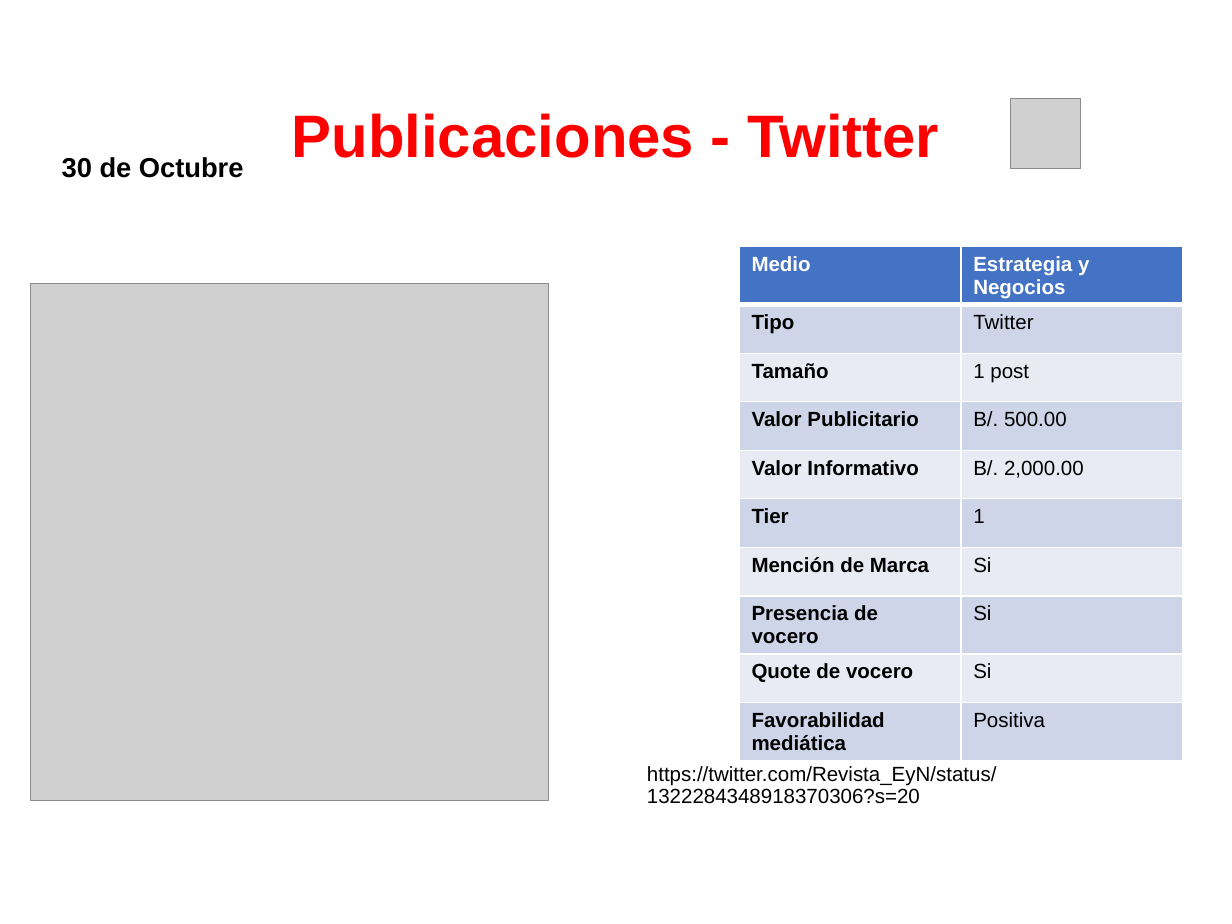
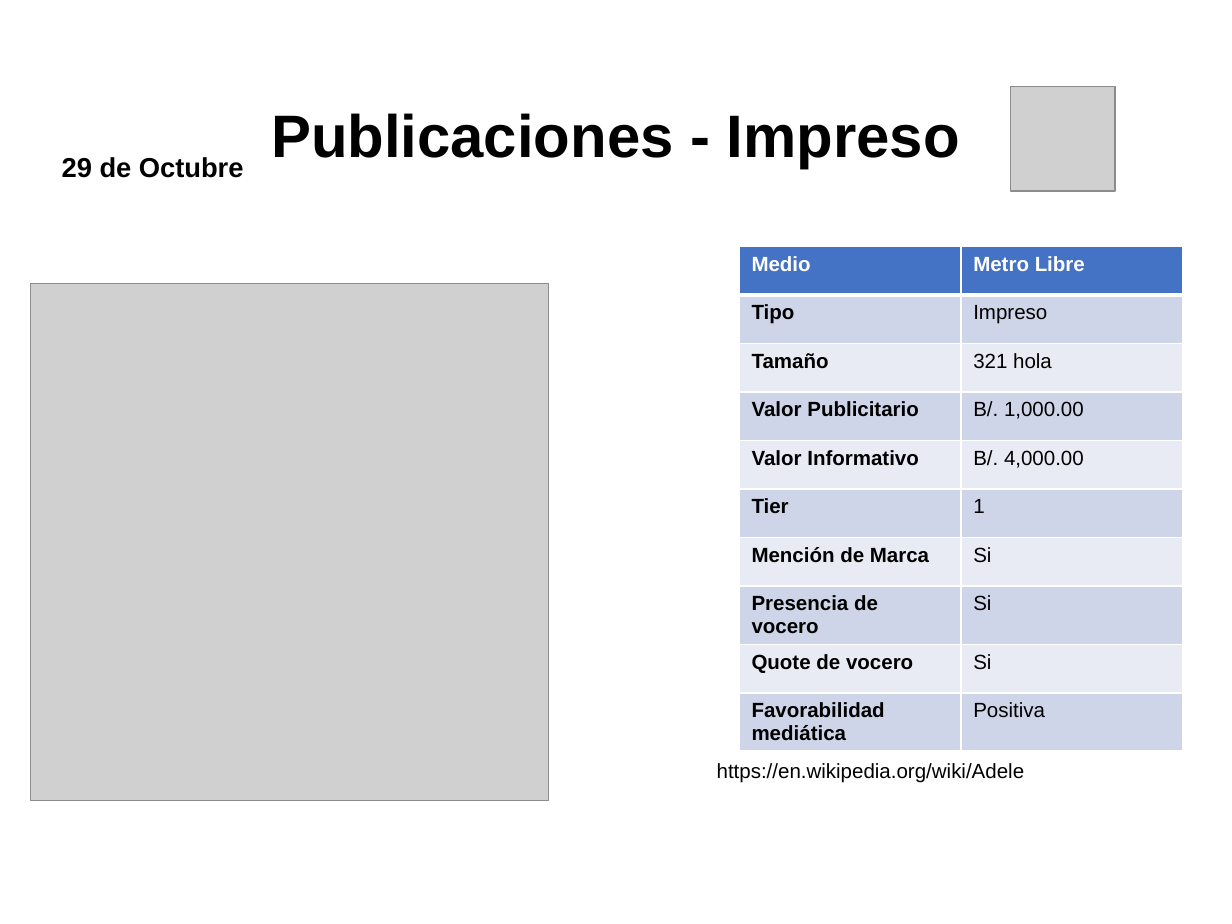
Before and after one commit to dgarci23/Report-Generator, a slide deck: slide 12 of Presentacion Terminada.pptx (slide 26 before the commit). Drawn at 1232x924 pixels with LibreOffice and Linux fonts; fonts in the diff are those of the drawing; grey boxes stand for pictures; background and template pictures are left out. Boxes give left, top, right and bottom in pixels: in the first picture for what was removed or moved away, otherwise in the second. Text is boxed around its words. In the diff, an @@ line names an element or a change of style, - is before the commit and + after.

```diff
--- a/Presentacion Terminada.pptx
+++ b/Presentacion Terminada.pptx
@@ picture: place and size @@
-picture at <box>1010,99,1080,169</box>
+picture at <box>1010,86,1115,191</box>
@@ title at <box>271,113,960,169</box>: text changed; text colour #FF0000 to #000000 @@
-Publicaciones - Twitter
+Publicaciones - Impreso
@@ text at <box>62,157,244,178</box>: text changed @@
-30 de Octubre
+29 de Octubre
@@ table at <box>739,246,1183,745</box> @@
-row 1, column 2: Estrategia y Negocios
+row 1, column 2: Metro Libre
-row 2, column 2: Twitter
+row 2, column 2: Impreso
-row 3, column 2: 1 post
+row 3, column 2: 321 hola
-row 4, column 2: B/. 500.00
+row 4, column 2: B/. 1,000.00
-row 5, column 2: B/. 2,000.00
+row 5, column 2: B/. 4,000.00
@@ text at <box>717,763,1025,783</box>: text changed @@
-https://twitter.com/Revista_EyN/status/1322284348918370306?s=20
+https://en.wikipedia.org/wiki/Adele
```
Also in this commit, not shown: 21 other slides changed, 6 slides removed, 5 other files.
